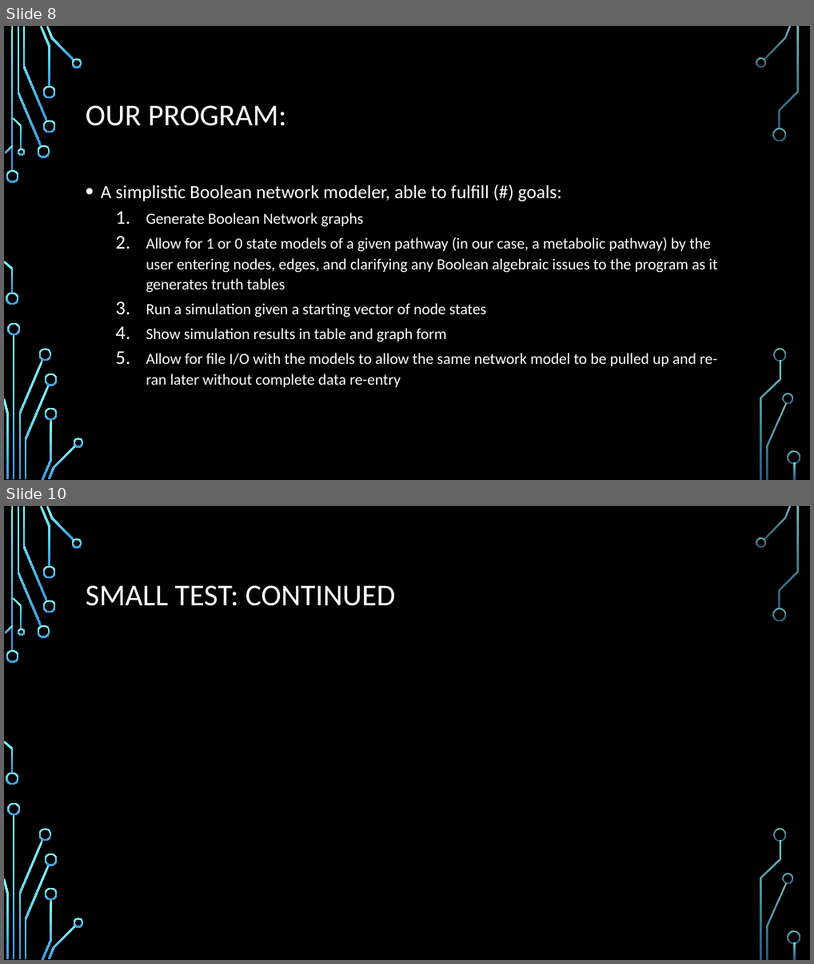
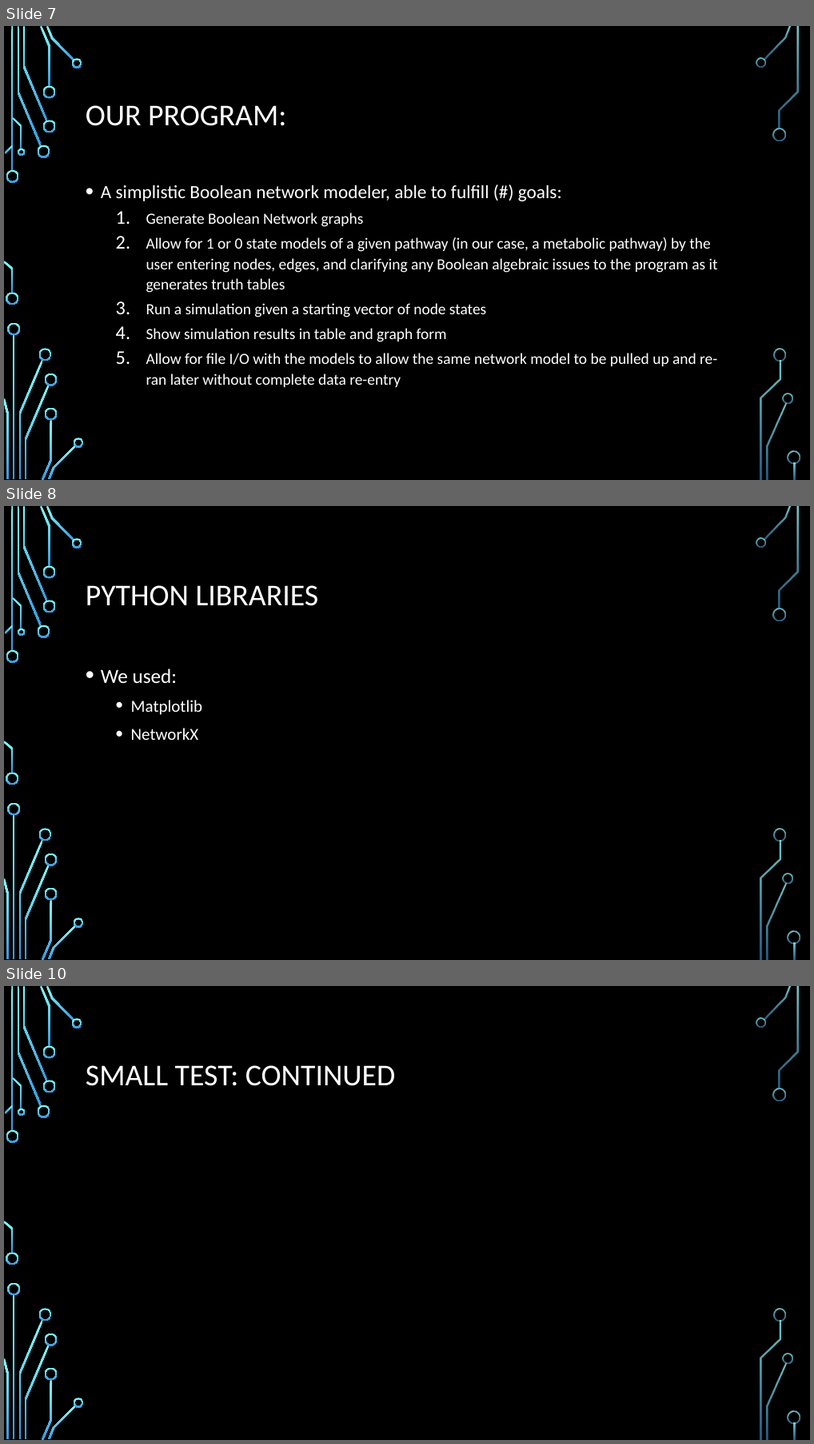
Before and after one commit to saleisha57/Bioinformatics_Final, a slide deck: Bioinformatics Project Slides_Better.pptx. Shown one above the other, each under a label of ours: slides 8 and 10 before the commit, slides 7, 8 and 10 after it; the slides between them are not shown. The pictures are 814x964 and 814x1444 pixels, drawn with LibreOffice and Linux fonts; fonts in the diff are those of the drawing; background and template pictures are left out. Boxes give left, top, right and bottom in pixels: in the first picture for what was removed or moved away, otherwise in the second. Text is boxed around its words. In the diff, an @@ line names an element or a change of style, - is before the commit and + after.

```diff
--- a/Bioinformatics Project Slides_Better.pptx
+++ b/Bioinformatics Project Slides_Better.pptx
@@ slide 8 added at [4,506,810,960], background picture (left out); not listed: 36 template elements that a slide beside it also shows @@
@@ title added at [86,585,319,606], 36 pt, text #FFFFFF @@
+PYTHON LIBRARIES
@@ text added at [101,668,203,740], 20 pt, text #FFFFFF @@
+• We used:
+  • Matplotlib
+  • NetworkX
@@ what was slide 8 is now slide 7 @@
```
Also in this commit, not shown: 3 slides changed, 4 slides removed.
